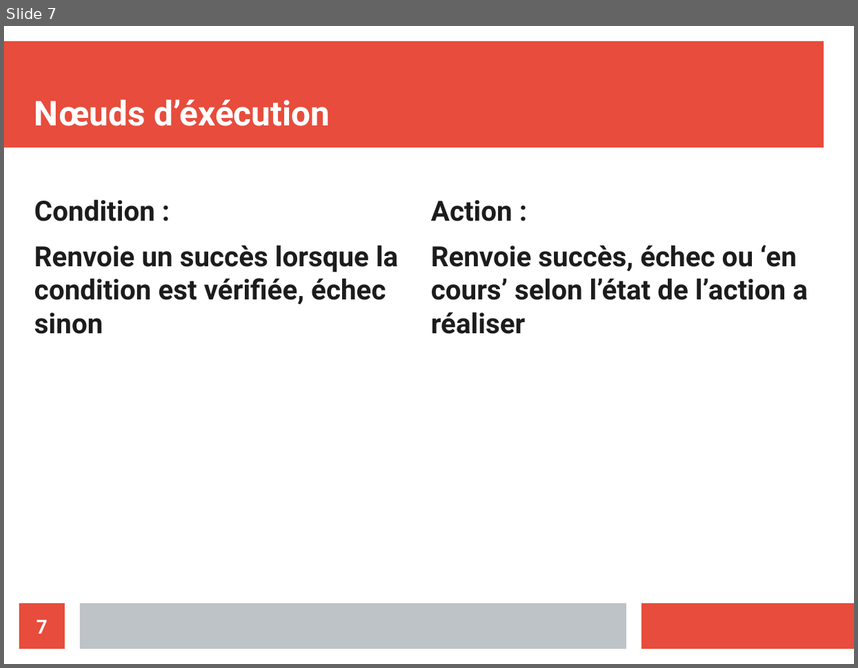
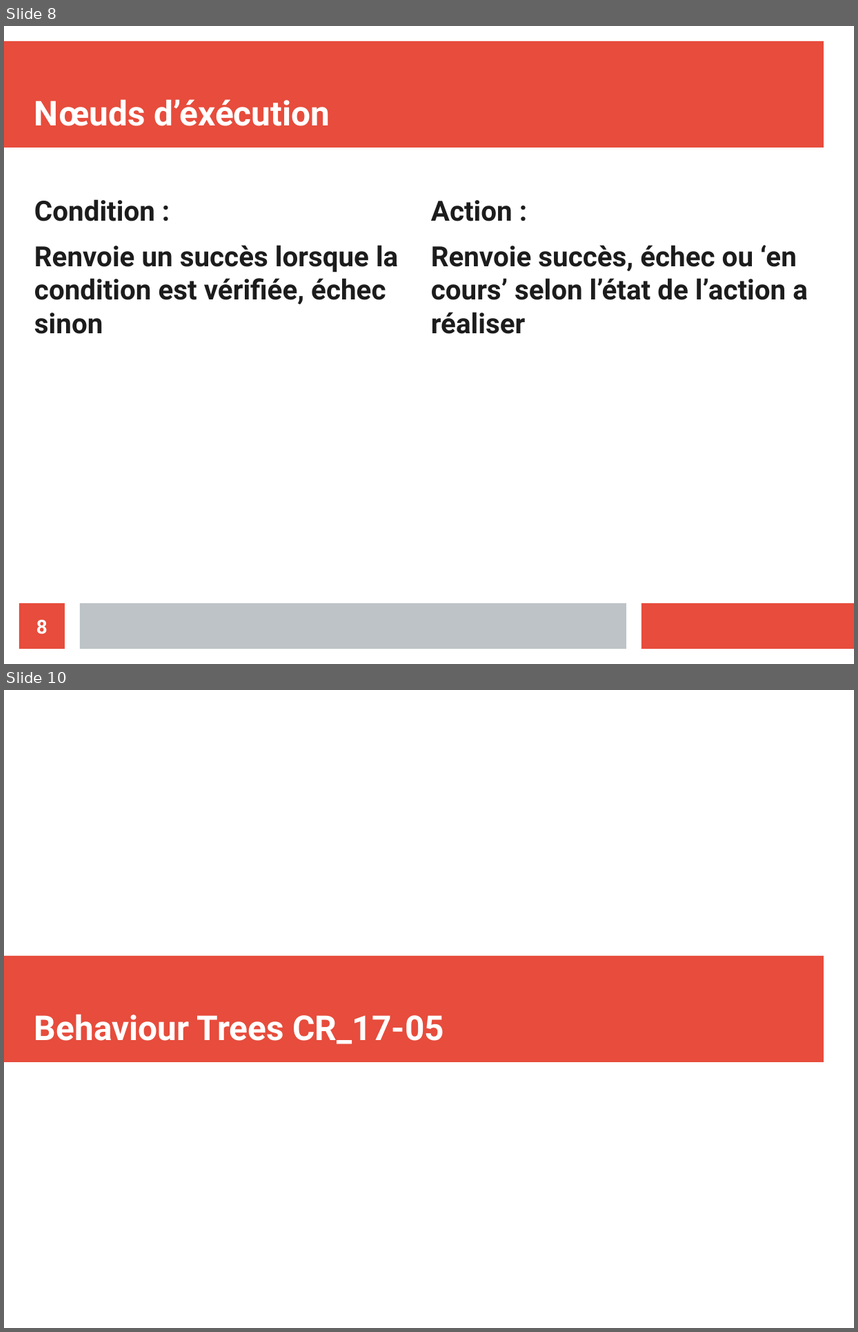
Before and after one commit to ValentinLebouvier/TAL2019, a slide deck: Comptes Rendus/CR_10-05.odp. Shown one above the other, each under a label of ours: slide 7 before the commit, slides 8 and 10 after it; the slides between them are not shown. The pictures are 858x668 and 858x1332 pixels, drawn with LibreOffice and Linux fonts; fonts in the diff are those of the drawing. Boxes give left, top, right and bottom in pixels: in the first picture for what was removed or moved away, otherwise in the second. Text is boxed around its words. In the diff, an @@ line names an element or a change of style, - is before the commit and + after.

```diff
--- a/Comptes Rendus/CR_10-05.odp
+++ b/Comptes Rendus/CR_10-05.odp
@@ slide 10 added at [4,690,854,1328], background #FFFFFF @@
@@ rectangle added at [4,956,824,1062], fill #E74C3C @@
@@ title added at [34,1014,444,1044], 32 pt, text #FFFFFF, bold @@
+Behaviour Trees CR_17-05
@@ what was slide 7 is now slide 8 @@
@@ page number at [36,619,47,634]: text changed @@
-7
+8
```
Also in this commit, not shown: 5 other slides added, 4 other files.
